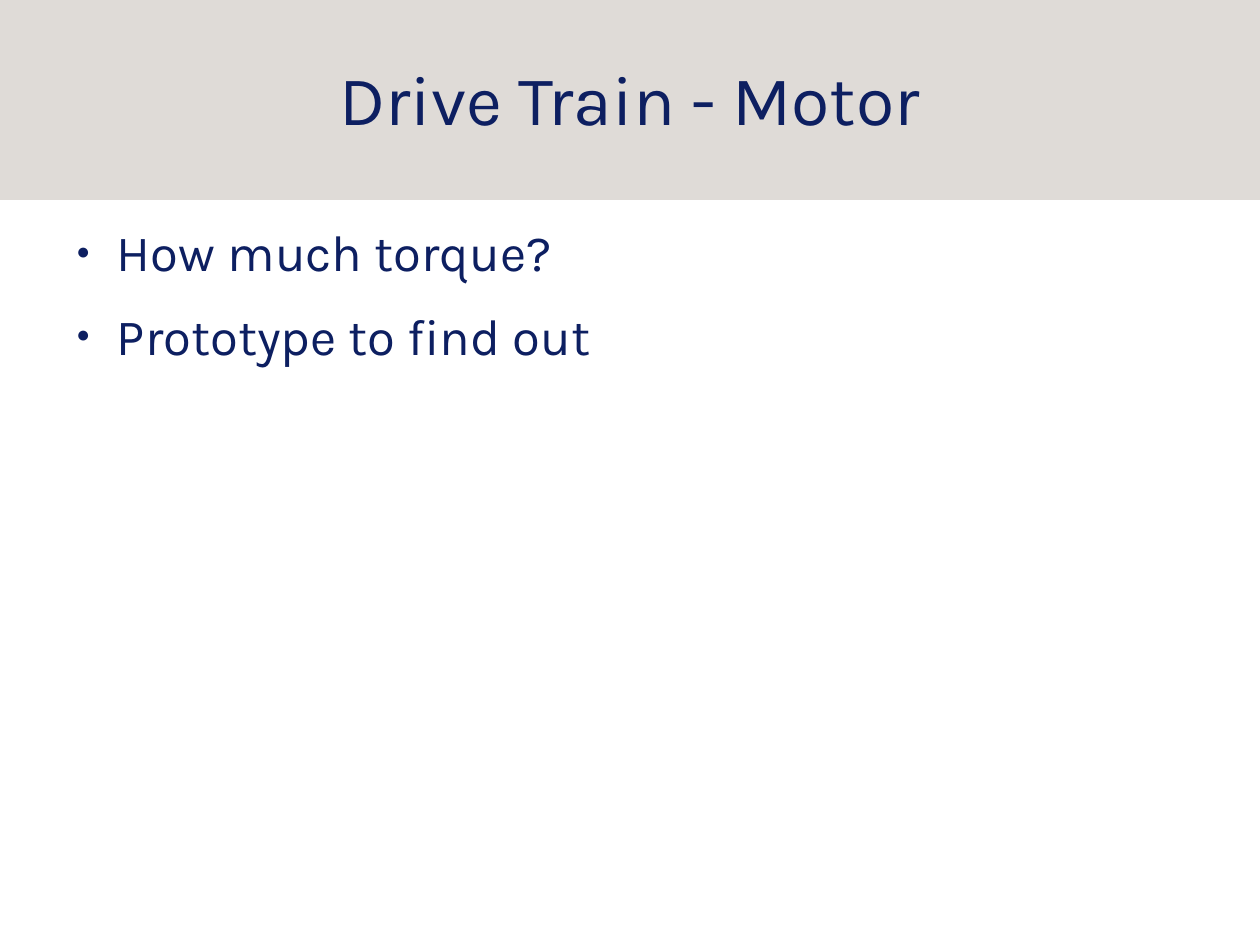
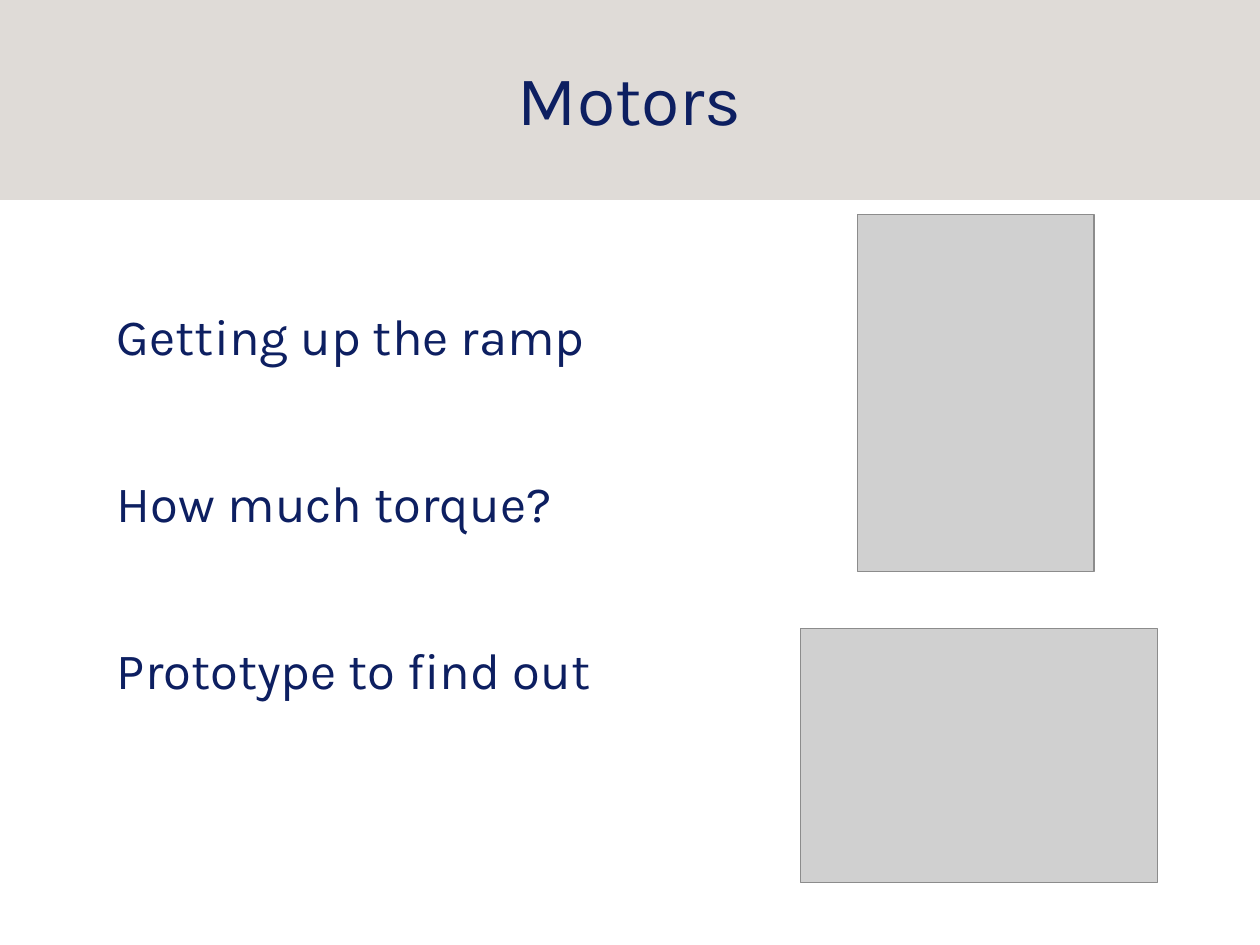
Before and after one commit to srobo-legacy/kickstart-presentations, a slide deck: slide 16 of mech/mech.odp (slide 15 before the commit). Drawn at 1260x945 pixels with LibreOffice and Linux fonts; fonts in the diff are those of the drawing; grey boxes stand for pictures; background and template pictures are left out. Boxes give left, top, right and bottom in pixels: in the first picture for what was removed or moved away, otherwise in the second. Text is boxed around its words. In the diff, an @@ line names an element or a change of style, - is before the commit and + after.

Commit message:
Beat mech slides into shape for kickstart
ready for trial presentation.  imported last year's presentation for
inspiration and image thievery.

```diff
--- a/mech/mech.odp
+++ b/mech/mech.odp
@@ title at [518,81,742,126]: text changed @@
-Drive Train - Motor
+Motors
@@ picture added at [858,215,1094,572] @@
@@ text at [117,320,584,367]: paragraph added @@
+Getting up the ramp
@@ text at [117,487,591,701]: bullet ● to none @@
@@ picture added at [800,629,1157,883] @@
```
Also in this commit, not shown: 15 other slides changed, 6 slides added, 3 slides removed, 3 other files.
